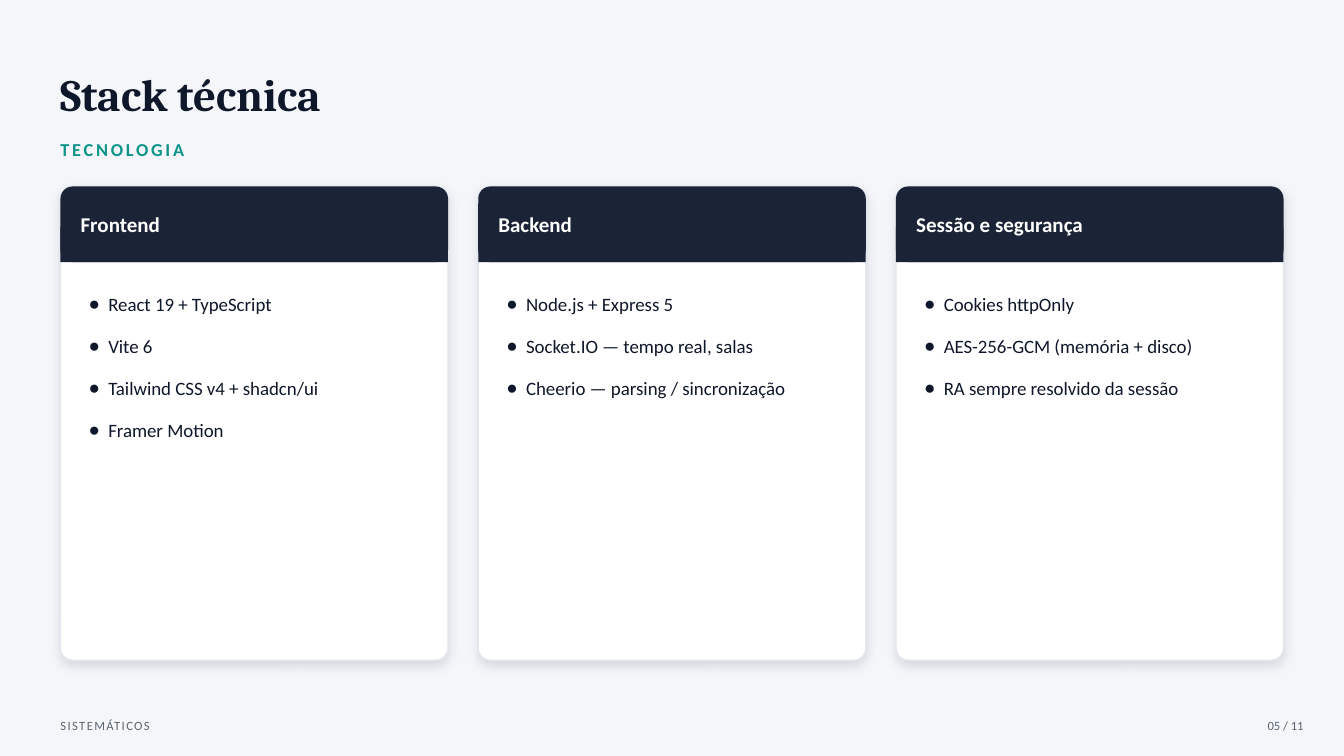
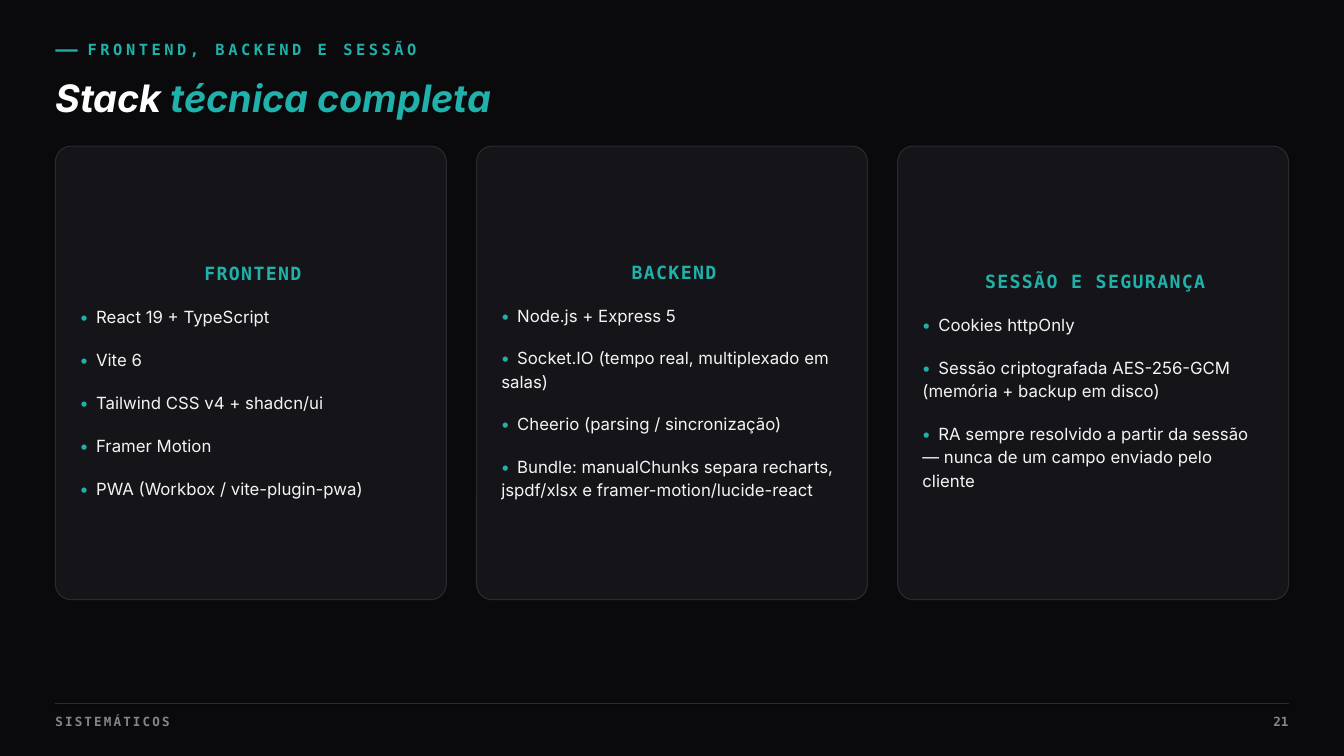
Before and after one commit to murilolol/sistematicos, a slide deck: slide 21 of site/sistematicos-apresentacao.pptx (slide 5 before the commit). Drawn at 1344x756 pixels with LibreOffice and Linux fonts; fonts in the diff are those of the drawing. Boxes give left, top, right and bottom in pixels: in the first picture for what was removed or moved away, otherwise in the second. Text is boxed around its words. In the diff, an @@ line names an element or a change of style, - is before the commit and + after.

```diff
--- a/site/sistematicos-apresentacao.pptx
+++ b/site/sistematicos-apresentacao.pptx
@@ background #F4F6FA to #0A0A0C @@
@@ rectangle added at [55,49,78,51], fill #20B2AA @@
@@ text added at [88,42,416,57], 11 pt, text #20B2AA, bold @@
+FRONTEND, BACKEND E SESSÃO
@@ text at [55,83,491,120]: text changed; size 32 to 27 pt; font Cambria to Inter; text colour #0F172A to #20B2AA; italic on @@
-Stack técnica
+Stack técnica completa
@@ text "Stack técnica completa" at [55,83,491,120]: vertical alignment middle to top @@
@@ rounded rectangle "FRONTEND": place and size @@
-rounded rectangle "FRONTEND" at [108,298,318,437]
+rounded rectangle "FRONTEND" at [55,146,447,600]
@@ rounded rectangle "FRONTEND" at [55,146,447,600]: vertical alignment top to middle; fill none to #151519; outline none to #2A2A30 0.75 pt @@
@@ text removed at [60,144,184,156] @@
-TECNOLOGIA
@@ rounded rectangle "BACKEND" at [477,146,868,600]: vertical alignment top to middle; fill none to #151519; outline none to #2A2A30 0.75 pt @@
@@ rounded rectangle "BACKEND": place and size @@
-rounded rectangle "BACKEND" at [526,298,785,399]
+rounded rectangle "BACKEND" at [477,146,868,600]
@@ rounded rectangle added at [898,146,1290,600], fill #151519, outline #2A2A30 0.75 pt, 12 pt, text #F4F4F5 @@
+SESSÃO E SEGURANÇA
+• Cookies httpOnly
+• Sessão criptografada AES-256-GCM (memória + backup em disco)
+• RA sempre resolvido a partir da sessão — nunca de um campo enviado pelo cliente
@@ rounded rectangle removed at [60,187,448,660] @@
@@ rounded rectangle removed at [60,187,448,262] @@
@@ rounded rectangle removed at [478,187,865,660] @@
@@ rounded rectangle removed at [478,187,865,262] @@
@@ rounded rectangle removed at [896,187,1284,660] @@
@@ rounded rectangle removed at [896,187,1284,262] @@
@@ rectangle removed at [60,227,448,262] @@
@@ text removed at [81,217,160,232] @@
-Frontend
@@ rectangle removed at [478,227,865,262] @@
@@ text removed at [498,217,571,232] @@
-Backend
@@ rectangle removed at [896,227,1284,262] @@
@@ text removed at [916,217,1083,236] @@
-Sessão e segurança
@@ text in rounded rectangle at [96,266,363,499]: text changed; size 13.5 to 12 pt; font Calibri to Inter; text colour #0F172A to #F4F4F5 @@
-● React 19 + TypeScript
-● Vite 6
-● Tailwind CSS v4 + shadcn/ui
-● Framer Motion
+FRONTEND
+• React 19 + TypeScript
+• Vite 6
+• Tailwind CSS v4 + shadcn/ui
+• Framer Motion
+• PWA (Workbox / vite-plugin-pwa)
@@ text in rounded rectangle at [501,265,833,500]: text changed; size 13.5 to 12 pt; font Calibri to Inter; text colour #0F172A to #F4F4F5 @@
-● Node.js + Express 5
-● Socket.IO — tempo real, salas
-● Cheerio — parsing / sincronização
+BACKEND
+• Node.js + Express 5
+• Socket.IO (tempo real, multiplexado em salas)
+• Cheerio (parsing / sincronização)
+• Bundle: manualChunks separa recharts, jspdf/xlsx e framer-motion/lucide-react
@@ text removed at [944,298,1192,398] @@
-● Cookies httpOnly
-● AES-256-GCM (memória + disco)
-● RA sempre resolvido da sessão
@@ text "SISTEMÁTICOS" at [55,716,169,726]: font Calibri to DejaVu Sans Mono, text colour #5B6472 to #84858D, letter spacing 1 to 1.5 pt, bold on; vertical alignment middle to top @@
@@ line added from (55, 704) to (1289, 704), #2A2A30 0.75 pt @@
@@ text added at [1273,716,1288,726], 9 pt, text #84858D, bold @@
+21
@@ text removed at [1268,722,1304,730] @@
-05 / 11
```
Also in this commit, not shown: 3 other slides changed, 24 slides added, 7 slides removed.
